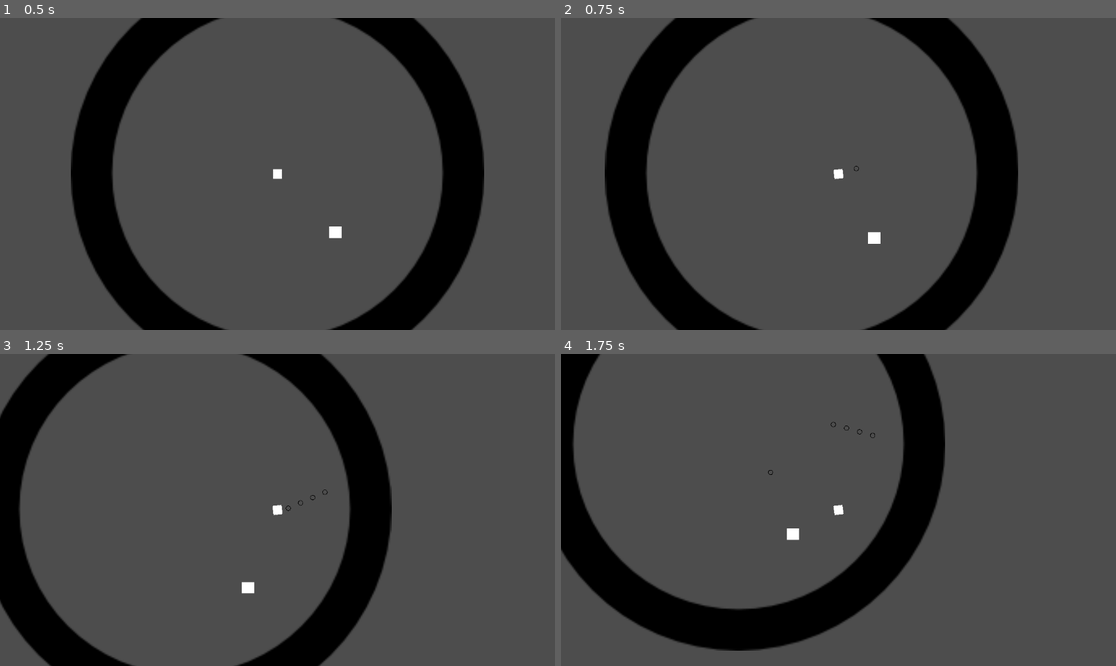
Above: before the commit, frames 1-4 (two rows, left to right).
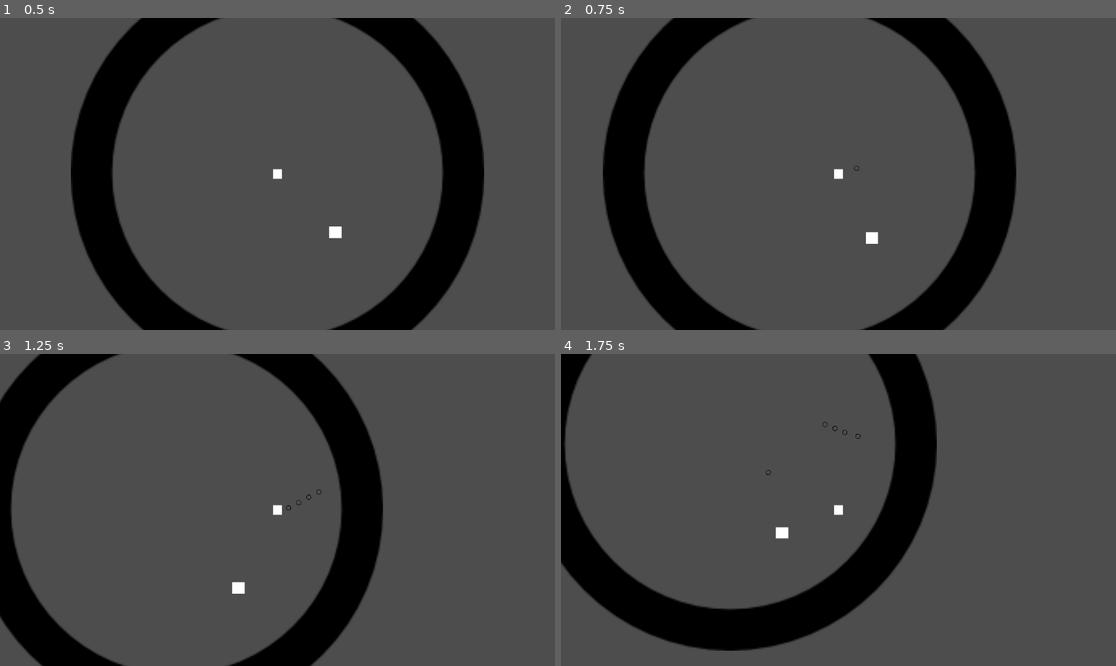
Above: after the commit, the same moments.

Repository: Belphonz/GlobalGameJam2024
Game: Godot game, scene res://scenes/MainScene.tscn
Same seed, same stepped clock (60 frames per second), same inputs: the game is played once before the commit and once after it.
Inputs (mouse positions are in pixels of both pictures, inside the frame that each line leads up to):
- Up to frame 1 (0.5 s): no input
- Up to frame 2 (0.75 s): move the mouse to (960, 158) at 0.52 s; hold D (move_right) from 0.53 s (still down); hold Space (shoot) from 0.53 s (still down)
- Up to frame 3 (1.25 s): keep holding D (move_right); keep holding Space (shoot)
- Up to frame 4 (1.75 s): move the mouse to (727, 525) at 1.27 s; release D (move_right) at 1.28 s; release Space (shoot) at 1.28 s; hold S (move_down) from 1.28 s (still down); tap Space (shoot) at 1.35 s

Frame 1 is identical in both runs. In frame 2, 2.2% of the frame differs, in the area x 7-83%, y 0-100%; in frame 3, 5.9%, in the area x 0-71%, y 0-100%; in frame 4, 5.2%.

Commit message:
Bullets which shoot correctly

Diff:
--- a/elements/player.tscn
+++ b/elements/player.tscn
@@ -14,9 +14,11 @@
 [node name="CollisionShape2D" type="CollisionShape2D" parent="PlayerCollider"]
 shape = SubResource("RectangleShape2D_fy414")
 
-[node name="BulletPoint" type="Node2D" parent="."]
-position = Vector2(15, 0)
-scale = Vector2(-2.33479e+06, -0.0146739)
+[node name="BulletPoint" type="Sprite2D" parent="."]
+modulate = Color(1, 0, 1, 1)
+scale = Vector2(0.003, 0.003)
+texture = ExtResource("2_744xh")
+offset = Vector2(12000, -0.00012207)
 
 [node name="PlayerSprite" type="Sprite2D" parent="."]
 position = Vector2(0, -8.9407e-08)
--- a/scripts/player/CharacterController.gd
+++ b/scripts/player/CharacterController.gd
@@ -3,6 +3,7 @@
 var HP:float = 100.0
 @export var MAX_HP:float = 100.0
 @export var MOVEMENT_SPEED:float = 300.0
+@export var BULLET_BOUNCE_COUNT:int = 3
 @export var BULLET_SPEED:float = 400.0
 @export var FIRE_RATE:float = 1
 var CURRENT_FIRE_RATE = 0
@@ -11,21 +12,23 @@
 
 func Controller():
 	var move_direction = Input.get_vector("move_left", "move_right", "move_up", "move_down")
-	var point_direction = get_global_mouse_position()
-	look_at(point_direction)
-	point_direction = point_direction.normalized()
 	velocity = move_direction * MOVEMENT_SPEED
 	move_and_slide()
 
 func Shoot(delta):
+	var shootPoint = get_child(1) as Node2D
 	CURRENT_FIRE_RATE = CURRENT_FIRE_RATE + delta
+
+	var facingdirection = (get_global_mouse_position() - global_position).normalized()
+	shootPoint.rotation = facingdirection.angle()
 	if Input.is_action_pressed("shoot") and CURRENT_FIRE_RATE > FIRE_RATE:
 		var bulletInstance:CharacterBody2D = preload("res://elements/bullets/bullet.tscn").instantiate()
 		bulletInstance.speed = BULLET_SPEED
-		bulletInstance.direction = (get_global_mouse_position() - global_position).normalized()
-		bulletInstance.maxBounceCount = 3
+		bulletInstance.direction = facingdirection
 
-		bulletInstance.position = (get_child(1) as Node2D).global_position
+		bulletInstance.maxBounceCount = BULLET_BOUNCE_COUNT
+
+		bulletInstance.global_position = shootPoint.global_position + (facingdirection * 20)
 		get_parent().add_child(bulletInstance)
 		CURRENT_FIRE_RATE = 0
 
Not shown: 1 places in scenes/MainScene.tscn that only renumber resources
Not shown: 1 places in scenes/Stage.tscn that only renumber resources
